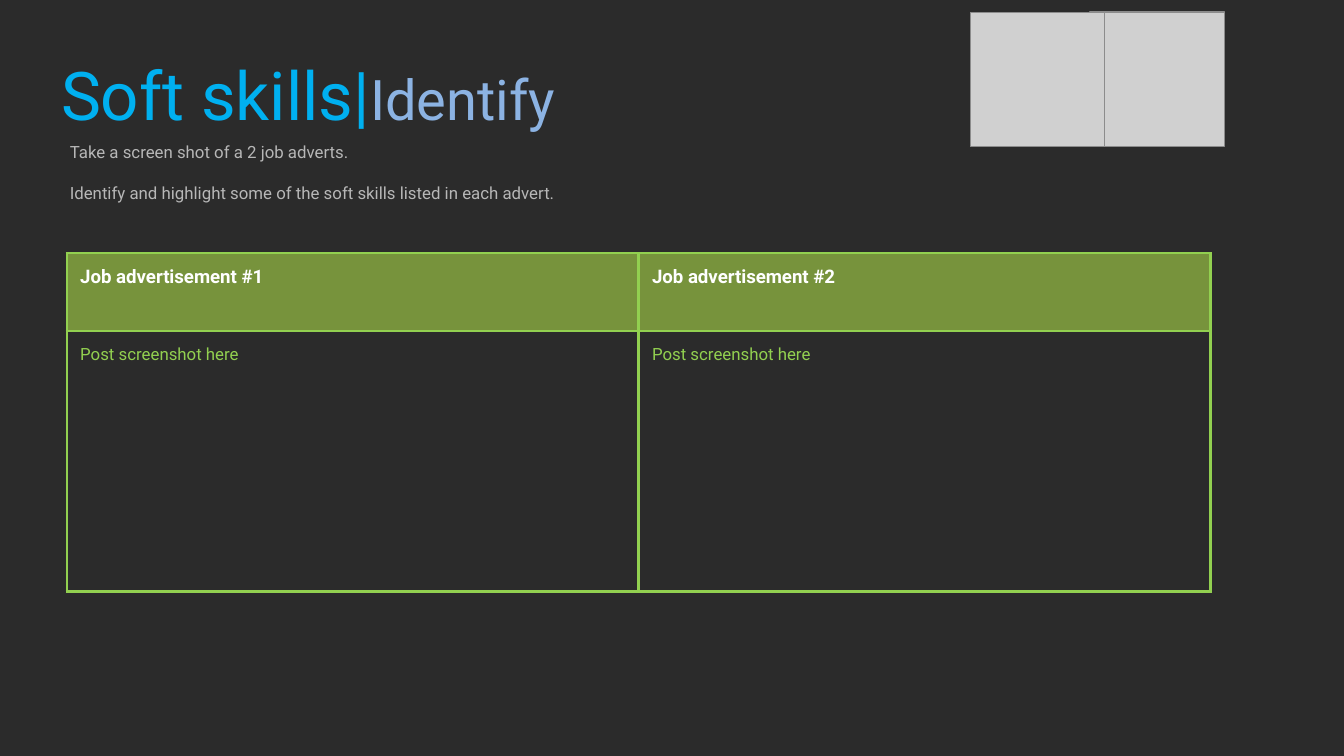
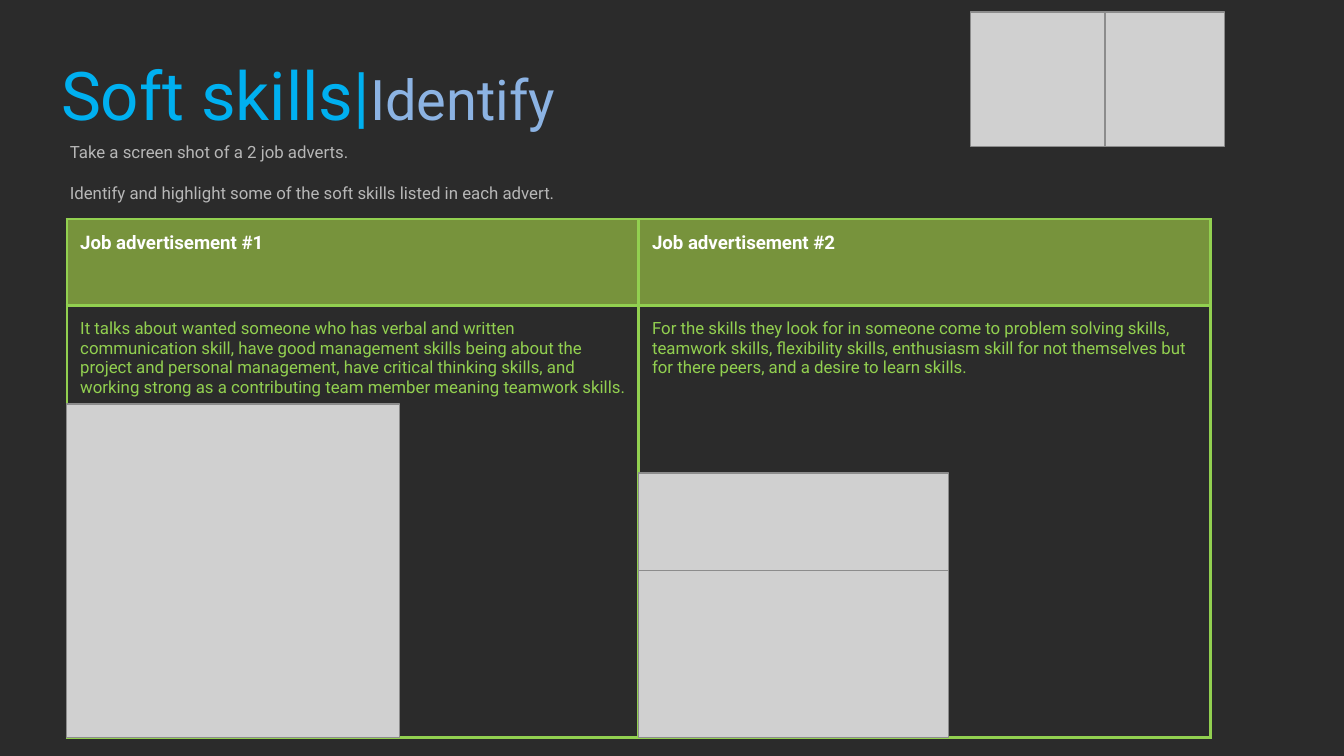
Before and after one commit to Ryszarder/ProfessionalStudies, a slide deck: slide 11 of 2021_Professional_Studies_1_BlakePeck.pptx. Drawn at 1344x756 pixels with LibreOffice and Linux fonts; fonts in the diff are those of the drawing; grey boxes stand for pictures; background and template pictures are left out; a plain dark background stands for a picture behind light text. Boxes give left, top, right and bottom in pixels: in the first picture for what was removed or moved away, otherwise in the second. Text is boxed around its words. In the diff, an @@ line names an element or a change of style, - is before the commit and + after.

Commit message:
Pages 8 - 17

```diff
--- a/2021_Professional_Studies_1_BlakePeck.pptx
+++ b/2021_Professional_Studies_1_BlakePeck.pptx
@@ table at [67, 219, 1210, 738] @@
-row 2, column 1: Post screenshot here
+row 2, column 1: It talks about wanted someone who has verbal and written communication skill, have good management skills being about the project and personal management, have critical thinking skills, and working strong as a contributing team member meaning teamwork skills.
-row 2, column 2: Post screenshot here
+row 2, column 2: For the skills they look for in someone come to problem solving skills, teamwork skills, flexibility skills, enthusiasm skill for not themselves but for there peers, and a desire to learn skills.
@@ table: place and size @@
-table at [67, 253, 1210, 594]
+table at [67, 219, 1210, 738]
@@ picture added at [67, 405, 399, 738] @@
@@ picture added at [638, 473, 948, 571] @@
@@ picture added at [638, 571, 948, 738] @@
```
Also in this commit, not shown: 9 other slides changed.
